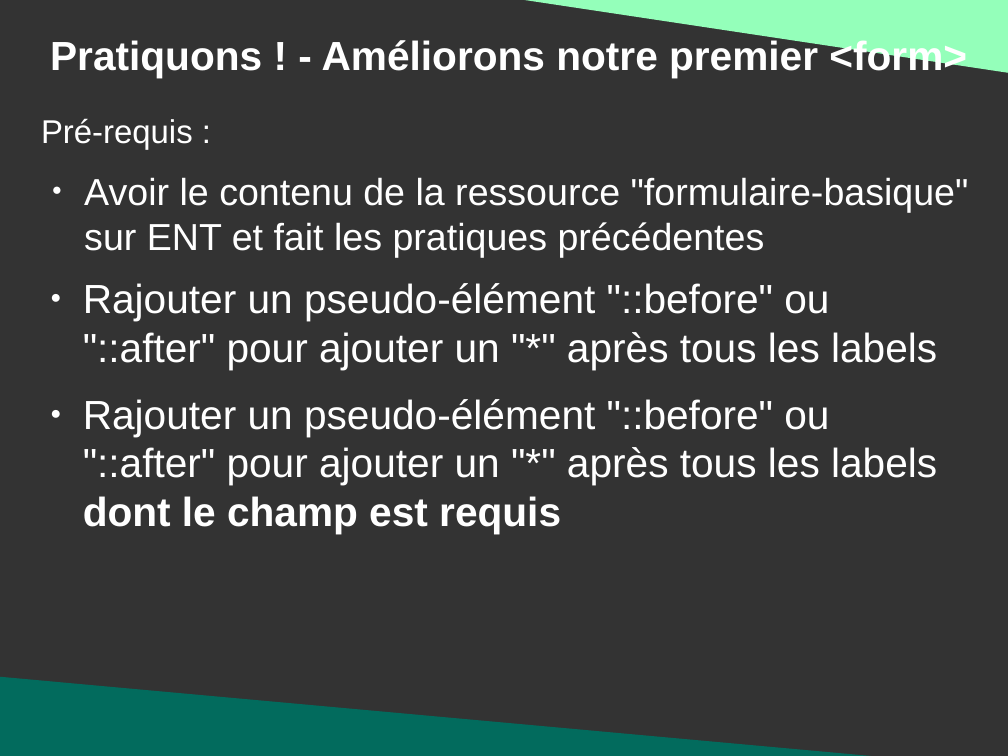
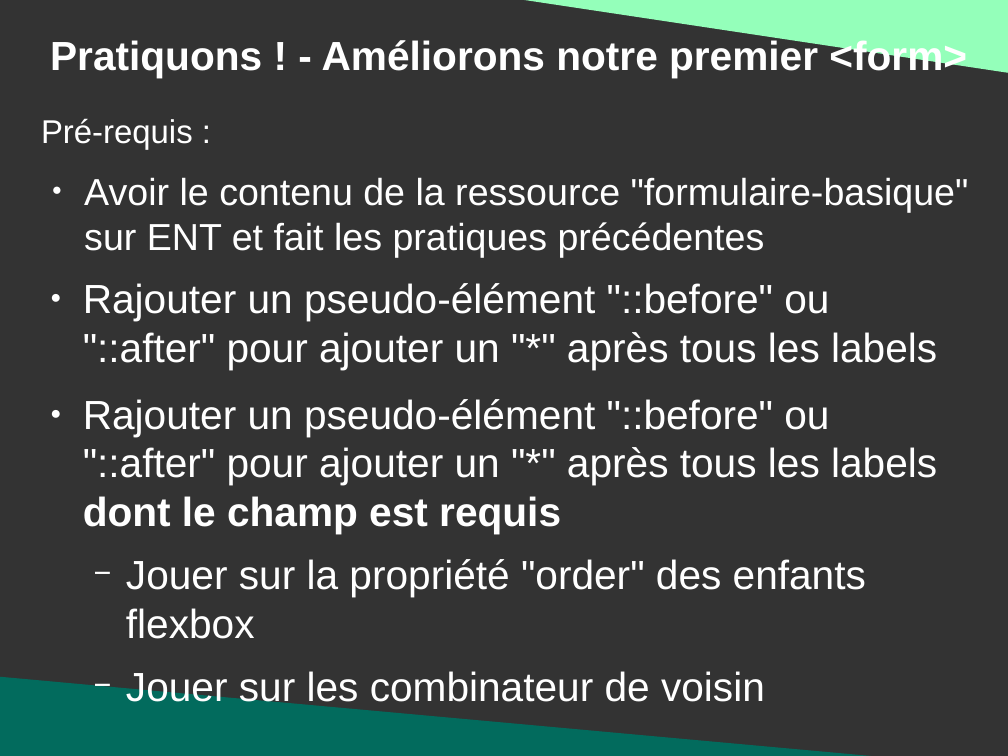
Before and after one commit to DanYellow/presentations, a slide deck: slide 41 of mmi/html/travaux-pratiques/numero-5/presentation.odp. Drawn at 1008x756 pixels with LibreOffice and Linux fonts; fonts in the diff are those of the drawing. Boxes give left, top, right and bottom in pixels: in the first picture for what was removed or moved away, otherwise in the second. Text is boxed around its words. In the diff, an @@ line names an element or a change of style, - is before the commit and + after.

```diff
--- a/mmi/html/travaux-pratiques/numero-5/presentation.odp
+++ b/mmi/html/travaux-pratiques/numero-5/presentation.odp
@@ text at [126,559,866,709]: paragraphs added @@
+  − Jouer sur la propriété "order" des enfants flexbox
+  − Jouer sur les combinateur de voisin
```
Also in this commit, not shown: 3 other slides changed, 13 other files.
